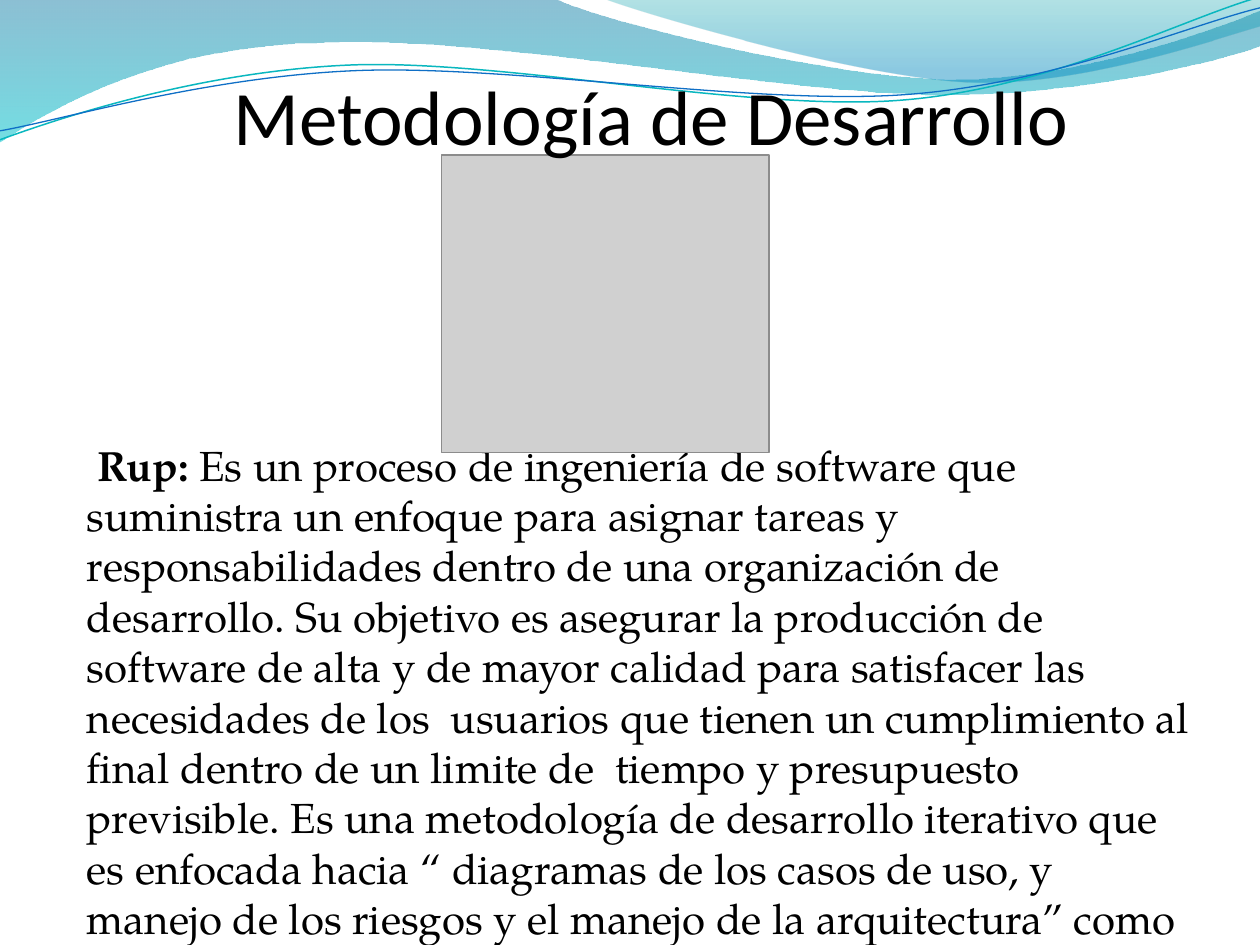
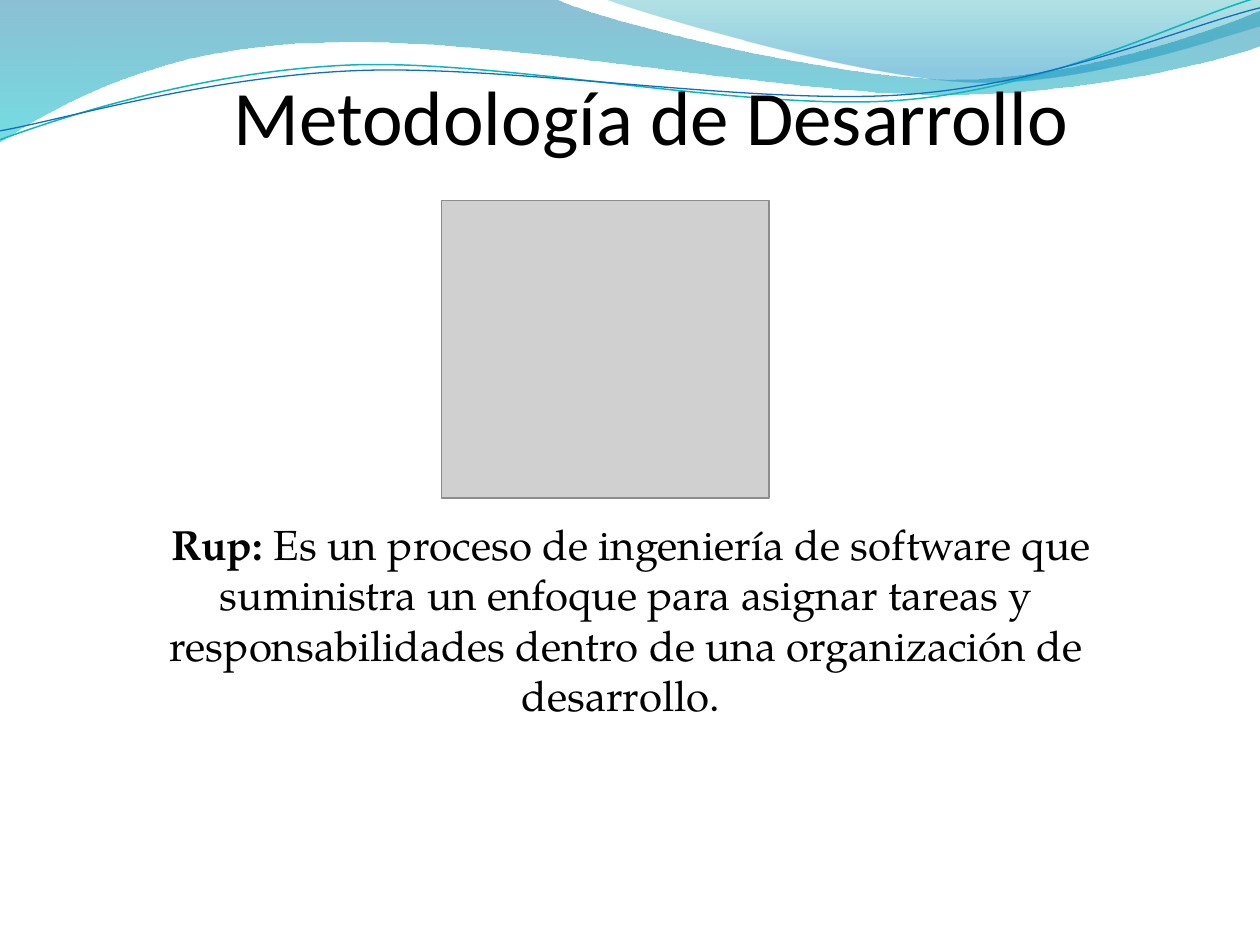
Before and after one commit to francben/proyectoDeliberyApp, a slide deck: slide 6 of Para Presentacion final.pptx. Drawn at 1260x945 pixels with LibreOffice and Linux fonts; fonts in the diff are those of the drawing; grey boxes stand for pictures; background and template pictures are left out. Boxes give left, top, right and bottom in pixels: in the first picture for what was removed or moved away, otherwise in the second. Text is boxed around its words. In the diff, an @@ line names an element or a change of style, - is before the commit and + after.

```diff
--- a/Para Presentacion final.pptx
+++ b/Para Presentacion final.pptx
@@ picture: place and size @@
-picture at <box>441,155,769,452</box>
+picture at <box>441,200,769,498</box>
@@ text at <box>169,529,1091,712</box>: text changed @@
-Rup: Es un proceso de ingeniería de software que suministra un enfoque para asignar tareas y responsabilidades dentro de una organización de desarrollo. Su objetivo es asegurar la producción de software de alta y de mayor calidad para satisfacer las necesidades de los usuarios que tienen un cumplimiento al final dentro de un limite de tiempo y presupuesto previsible. Es una metodología de desarrollo iterativo que es enfocada hacia “ diagramas de los casos de uso, y manejo de los riesgos y el manejo de la arquitectura” como tal.
+Rup: Es un proceso de ingeniería de software que suministra un enfoque para asignar tareas y responsabilidades dentro de una organización de desarrollo.
```
Also in this commit, not shown: 10 other slides changed, 18 slides added, 2 slides removed, 2 other files.
